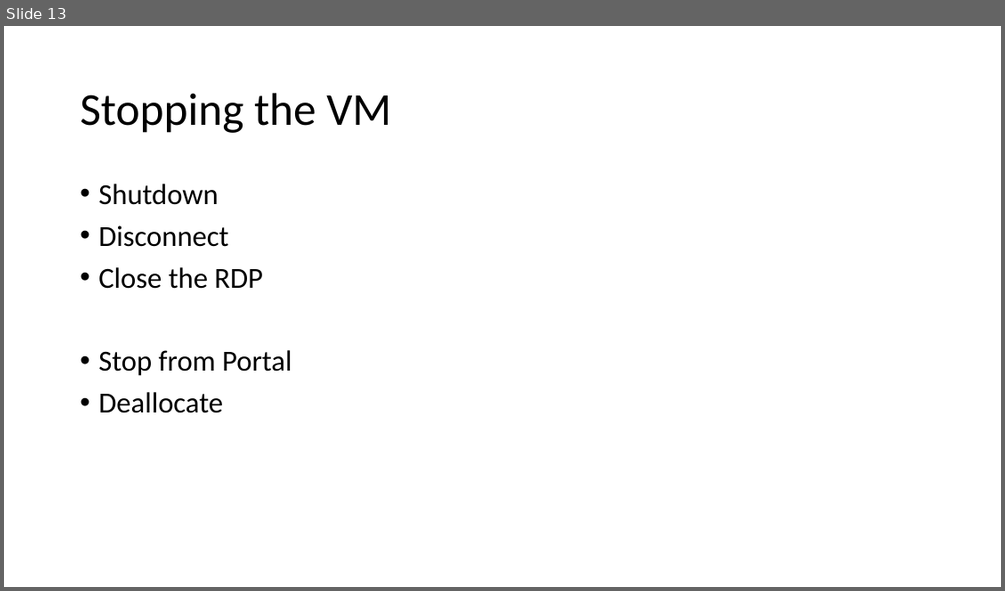
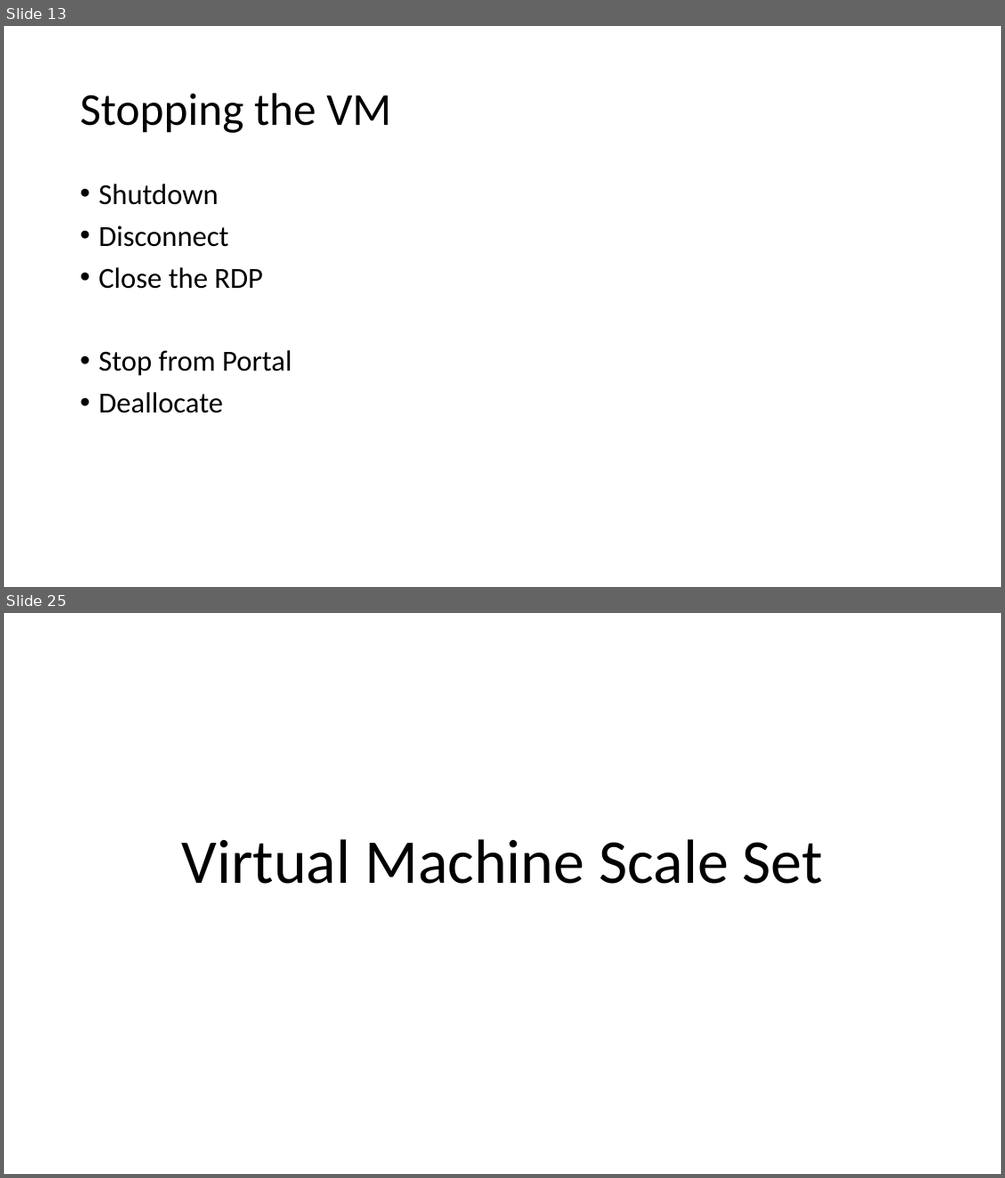
Before and after one commit to adnane-habib/11Feb-AZ104, a slide deck: Virtual Machine.pptx. Shown one above the other, each under a label of ours: slide 13 before the commit, slides 13 and 25 after it; the slides between them are not shown. The pictures are 1005x591 and 1005x1178 pixels, drawn with LibreOffice and Linux fonts; fonts in the diff are those of the drawing. Boxes give left, top, right and bottom in pixels: in the first picture for what was removed or moved away, otherwise in the second. Text is boxed around its words. In the diff, an @@ line names an element or a change of style, - is before the commit and + after.

```diff
--- a/Virtual Machine.pptx
+++ b/Virtual Machine.pptx
@@ slide 25 added at [4,613,1001,1174], background #FFFFFF @@
@@ title added at [182,839,823,884], 60 pt, text #000000 @@
+Virtual Machine Scale Set
```
Also in this commit, not shown: 13 other slides added.
